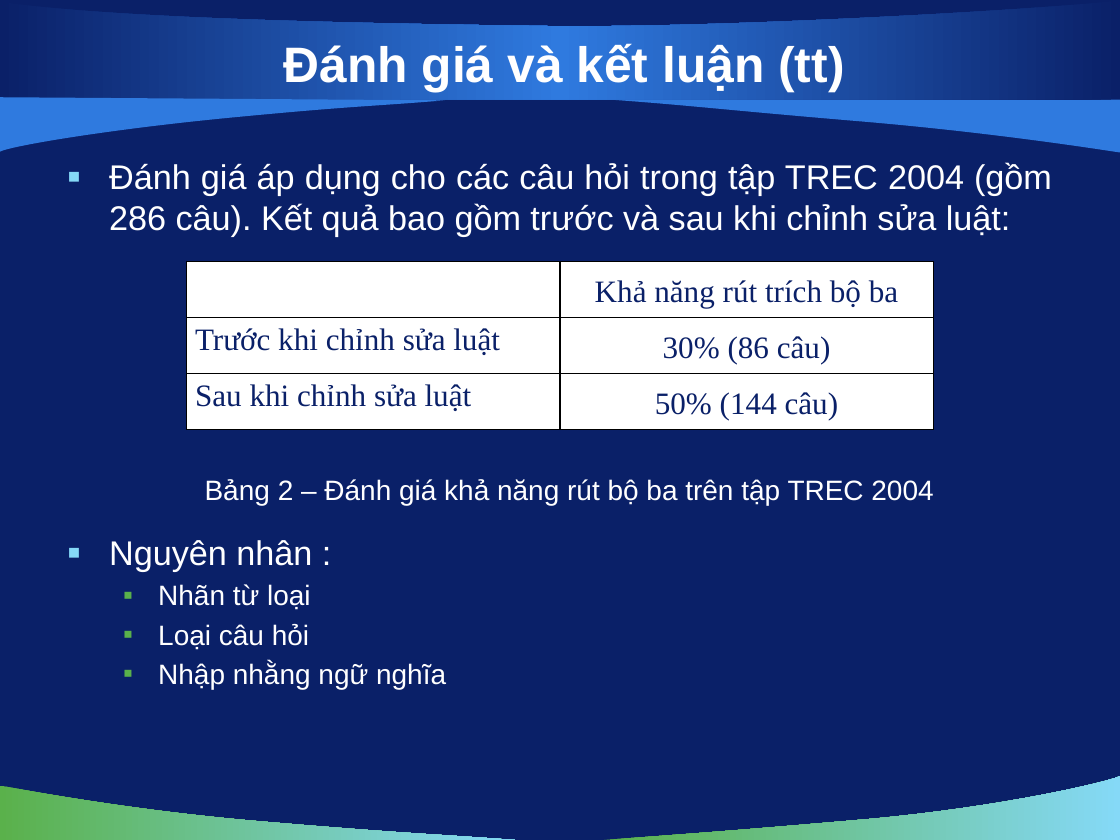
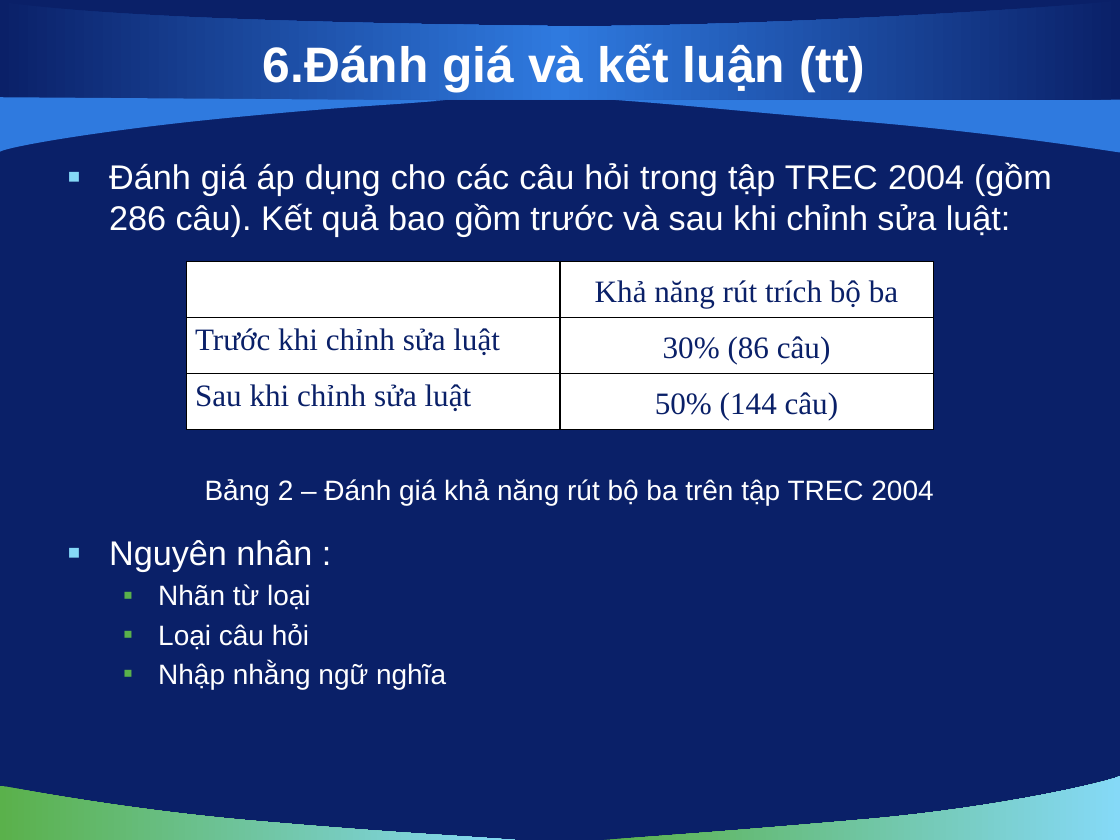
Before and after one commit to vuaviet/filnalproject, a slide deck: slide 20 of De Cuong/bao cao luan van/slide 1.0.pptx. Drawn at 1120x840 pixels with LibreOffice and Linux fonts; fonts in the diff are those of the drawing; background and template pictures are left out. Boxes give left, top, right and bottom in pixels: in the first picture for what was removed or moved away, otherwise in the second. Text is boxed around its words. In the diff, an @@ line names an element or a change of style, - is before the commit and + after.

```diff
--- a/De Cuong/bao cao luan van/slide 1.0.pptx
+++ b/De Cuong/bao cao luan van/slide 1.0.pptx
@@ title at bbox=[263, 43, 865, 92]: text changed @@
-Đánh giá và kết luận (tt)
+6.Đánh giá và kết luận (tt)
```
Also in this commit, not shown: 19 other slides changed.
